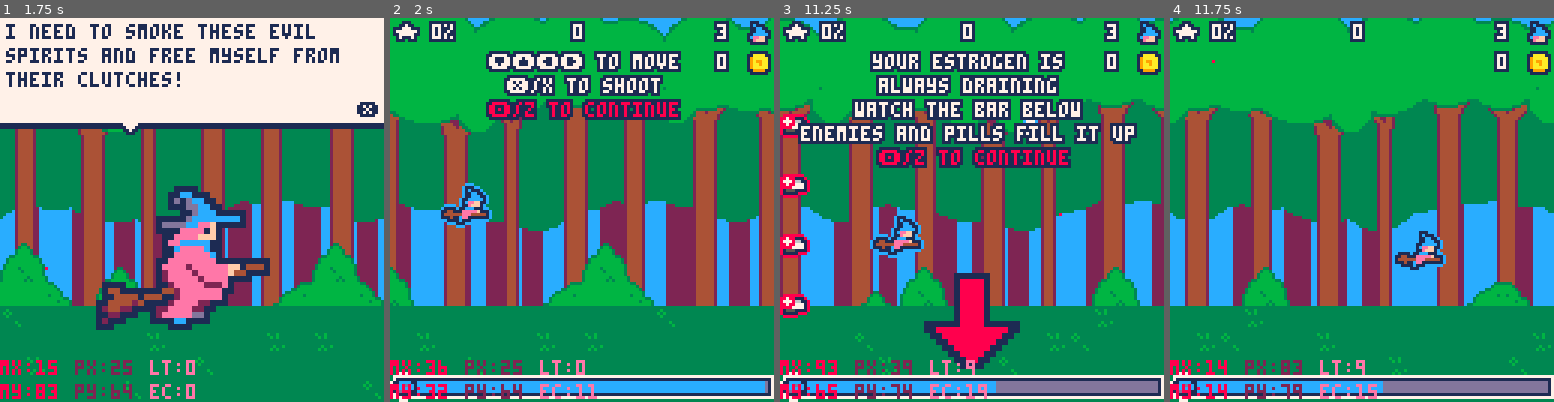
Above: before the commit, frames 1-4 (left to right).
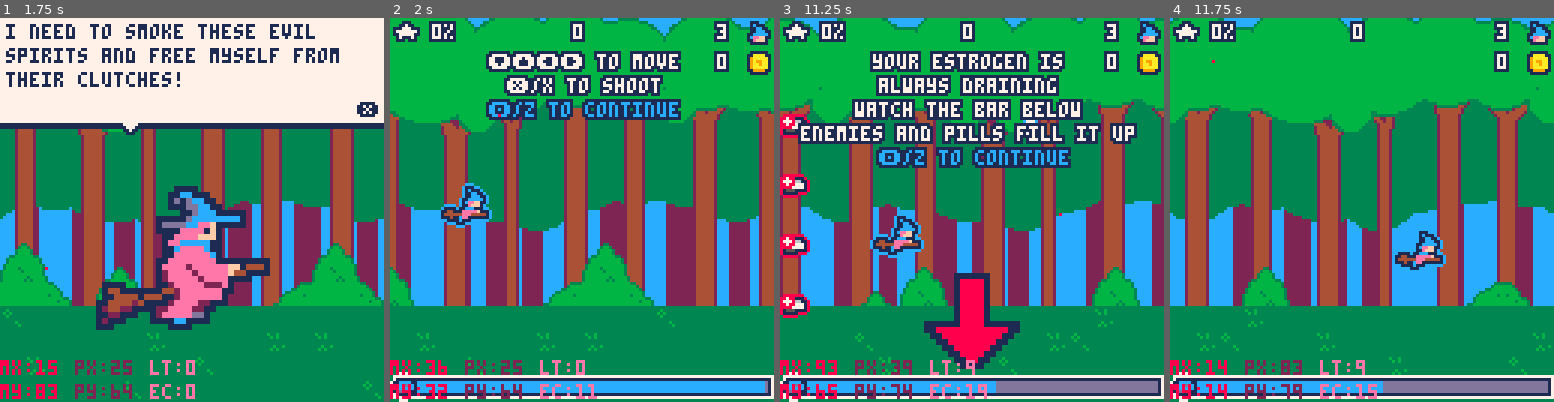
Above: after the commit, the same moments.

Repository: roseblack02/pico8-witch_blaster
Game: PICO-8 cartridge witch_blaster.p8
The game is run twice, just before and just after one commit, with the same random seed, the same clock (stepped at 60 frames per second) and the same inputs.
Inputs (mouse positions are in pixels of both pictures, inside the frame that each line leads up to):
- Up to frame 1 (1.75 s): tap X (X key) at 0.33, 1.07 s; click (280, 121) at 0.67 s; tap O (Z key) at 0.7, 1.7 s; click (46, 267) at 1.22 s; hold Right from 1.6 s (still down)
- Up to frame 2 (2 s): keep holding Right; click (497, 114) at 1.77 s; tap X (X key) at 1.85 s
- Up to frame 3 (11.25 s): release Right at 2.1 s; tap O (Z key) every 0.4 s from 2.1 to 10.9 s; hold Up 2.15-2.42 s; click (952, 259) at 2.32 s; hold Right 2.47-3.03 s; click (1014, 106) at 2.87 s; tap X (X key) every 1.12 s from 2.97 to 10.78 s; hold Left 3.08-3.58 s; click (1075, 256) at 3.42 s; hold Down 3.63-3.97 s; click (841, 102) at 3.97 s; hold Right 4.02-4.68 s; click (902, 248) at 4.52 s; hold Up 4.73-5.03 s; click (964, 94) at 5.07 s; hold Left 5.08-5.68 s; click (1029, 244) at 5.62 s; hold Down 5.73-6.03 s; hold Right 6.08-6.58 s; click (1091, 90) at 6.17 s; hold Right 6.63-7.13 s; click (856, 236) at 6.72 s; hold Up 7.18-7.45 s; click (918, 83) at 7.27 s; hold Right 7.5-8.07 s; click (979, 229) at 7.82 s; hold Left 8.12-8.62 s; click (1044, 79) at 8.37 s; hold Down 8.67-9 s; click (1106, 225) at 8.92 s; hold Right 9.05-9.72 s; click (868, 71) at 9.47 s; hold Up 9.77-10.07 s; click (933, 217) at 10.02 s; hold Left 10.12-10.72 s; click (995, 64) at 10.57 s; hold Down 10.77-11.07 s; click (1060, 213) at 11.12 s; hold Right from 11.12 s (still down)
- Up to frame 4 (11.75 s): tap O (Z key) at 11.3, 11.7 s; release Right at 11.62 s; click (1212, 60) at 11.67 s

Frame 1 is identical in both runs. In frame 2, 0.8% of the frame differs, in the area x 25-75%, y 21-26%; in frame 3, 0.8%, in the area x 25-75%, y 34-39%; in frame 4, nothing differs.

Commit message:
variosu bug fixs idek

Diff:
--- a/witch_blaster.p8
+++ b/witch_blaster.p8
@@ -643,7 +643,7 @@
 			if(i==1 and tutorial_state==1) offset=6 else offset=0
 			--change colour of last line
 			local colour=7
-			if(i==#tutorial_text[tutorial_state]) colour=8 else colour=7
+			if(i==#tutorial_text[tutorial_state]) colour=12 else colour=7
 			outlined_text(tutorial_text[tutorial_state][i],63-offset-(#tutorial_text[tutorial_state][i]*2),4+i*8,colour,1)
 		end
 
@@ -834,7 +834,7 @@
 
 		--text
 		for i=1,3 do
-			if(intro_state<3)print(end_text[end_state][i],2,-6+(i*8),1)
+			print(end_text[end_state][i],2,-6+(i*8),1)
 		end
 		print("❎",119,28,1)
 	end
@@ -1190,7 +1190,7 @@
 				if(self.y==64)circle_size+=0.35 circle_size=mid(0,circle_size,128,7) sfx(9)
 
 				--screen shake when circle is growing then stop and go to end state
-				if(circle_size>126)camera(0,0) state="end" music(2) fade_timer=0 else screen_shake(0.05)
+				if(circle_size>126)camera(0,0) state="end" music(2) end_state=1 fade_timer=0 else screen_shake(0.05)
 			end
 		end,
 		draw=function(self)
@@ -1419,6 +1419,9 @@
 	--remove old bullets
 	remove(bullet_objs)
 
+	--remove old pickups
+	remove(pickup_objs)
+
 	--remove old enemies
 	remove(enemy_objs)
 
@@ -1433,6 +1436,8 @@
 	if state=="intro" then
 		player.lives,player.dmg,player.mag_level,player.blast_dur,player.e_gained,player.e_drain=3,1,0,2,5,0.15
 		e_upgrades,drain_upgrades,dmg_upgrades,blast_upgrades,magic_upgrades=1,1,1,1
+		level,tutorial_state=1,1
+		boss_dead=false
 	end
 
 	--test cheats
